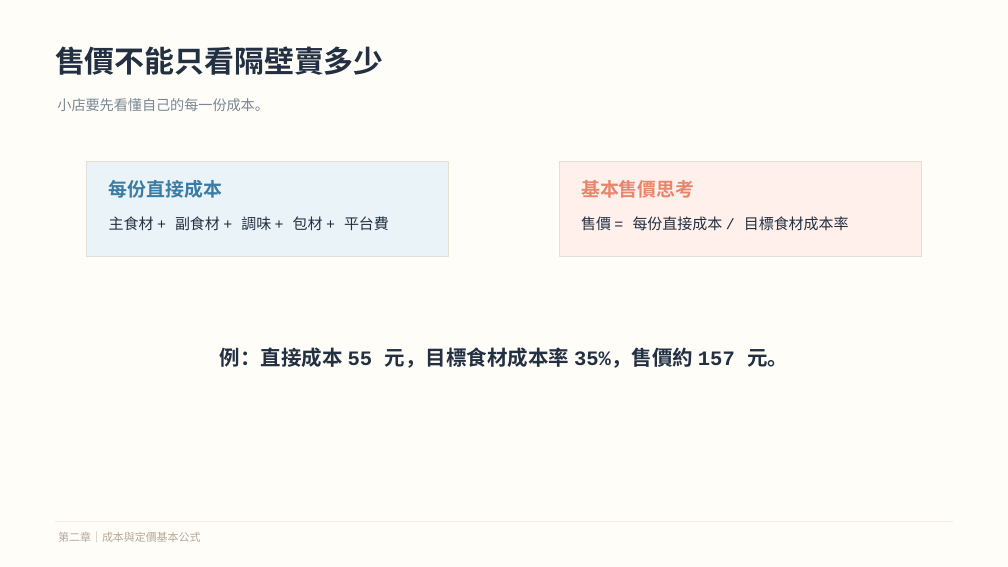
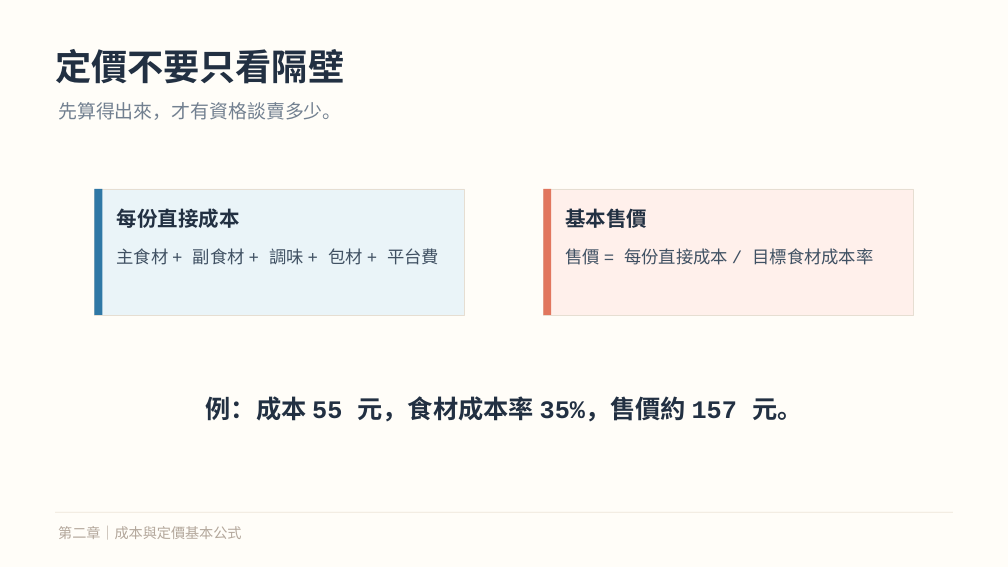
Before and after one commit to davidivy/20260601-new, a slide deck: slide 6 of 微型餐飲創業教學簡報_葉佳山.pptx. Drawn at 1008x567 pixels with LibreOffice and Linux fonts; fonts in the diff are those of the drawing. Boxes give left, top, right and bottom in pixels: in the first picture for what was removed or moved away, otherwise in the second. Text is boxed around its words. In the diff, an @@ line names an element or a change of style, - is before the commit and + after.

```diff
--- a/微型餐飲創業教學簡報_葉佳山.pptx
+++ b/微型餐飲創業教學簡報_葉佳山.pptx
@@ text at (55,49,344,84): text changed; size 28.5 to 34.5 pt @@
-售價不能只看隔壁賣多少
+定價不要只看隔壁
@@ text at (58,102,341,120): text changed; size 13.5 to 18 pt; text colour #7B8794 to #728090 @@
-小店要先看懂自己的每一份成本。
+先算得出來，才有資格談賣多少。
@@ rectangle: place and size @@
-rectangle at (87,162,449,256)
+rectangle at (95,189,465,315)
@@ rectangle added at (95,189,102,315), fill #2F78A6 @@
@@ text "每份直接成本": place and size @@
-text "每份直接成本" at (109,180,222,198)
+text "每份直接成本" at (117,208,240,228)
@@ text "每份直接成本" at (117,208,240,228): size 18 to 19.5 pt, text colour #3A7CA5 to #223042 @@
@@ rectangle: place and size @@
-rectangle at (560,162,922,256)
+rectangle at (544,189,914,315)
@@ rectangle added at (544,189,551,315), fill #E1765E @@
@@ text at (565,208,647,228): text changed; size 18 to 19.5 pt; text colour #E8866C to #223042 @@
-基本售價思考
+基本售價
@@ text "主食材 + 副食材 + 調味 ..." at (117,248,439,265): size 14.2 to 16.5 pt, text colour #223042 to #405163 @@
@@ text "主食材 + 副食材 + 調味 ...": place and size @@
-text "主食材 + 副食材 + 調味 ..." at (109,216,389,230)
+text "主食材 + 副食材 + 調味 ..." at (117,248,439,265)
@@ text "售價 = 每份直接成本 / 目標食材成本率": place and size @@
-text "售價 = 每份直接成本 / 目標食材成本率" at (581,216,849,231)
+text "售價 = 每份直接成本 / 目標食材成本率" at (565,248,874,265)
@@ text "售價 = 每份直接成本 / 目標食材成本率" at (565,248,874,265): size 14.2 to 16.5 pt, text colour #223042 to #405163 @@
@@ text at (206,396,802,422): text changed; size 19.5 to 24 pt @@
-例：直接成本 55 元，目標食材成本率 35%，售價約 157 元。
+例：成本 55 元，食材成本率 35%，售價約 157 元。
@@ rectangle: place and size @@
-rectangle at (55,522,954,523)
+rectangle at (55,512,954,513)
@@ rectangle at (55,512,954,513): fill #EFE7DA to #EEE5D8 @@
@@ text "第二章｜成本與定價基本公式" at (58,526,241,539): size 10.5 to 13.5 pt, text colour #B5A99A to #B3A79B @@
```
Also in this commit, not shown: 13 other slides changed, 1 slide added, 2 slides removed, 1 other file.
